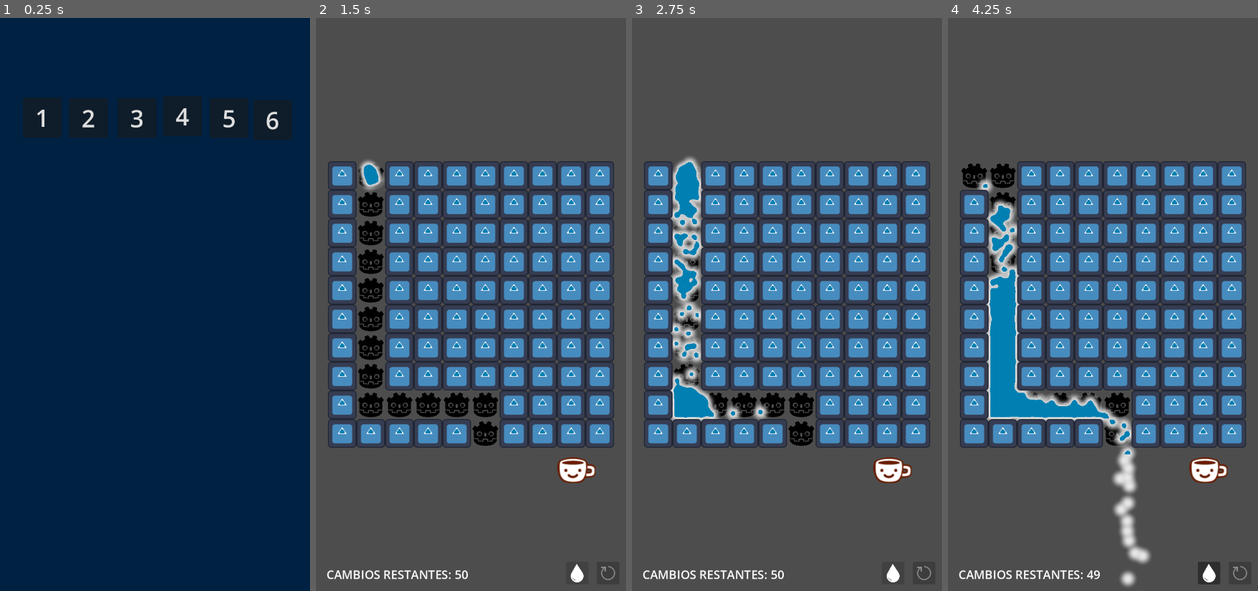
Above: before the commit, frames 1-4 (left to right).
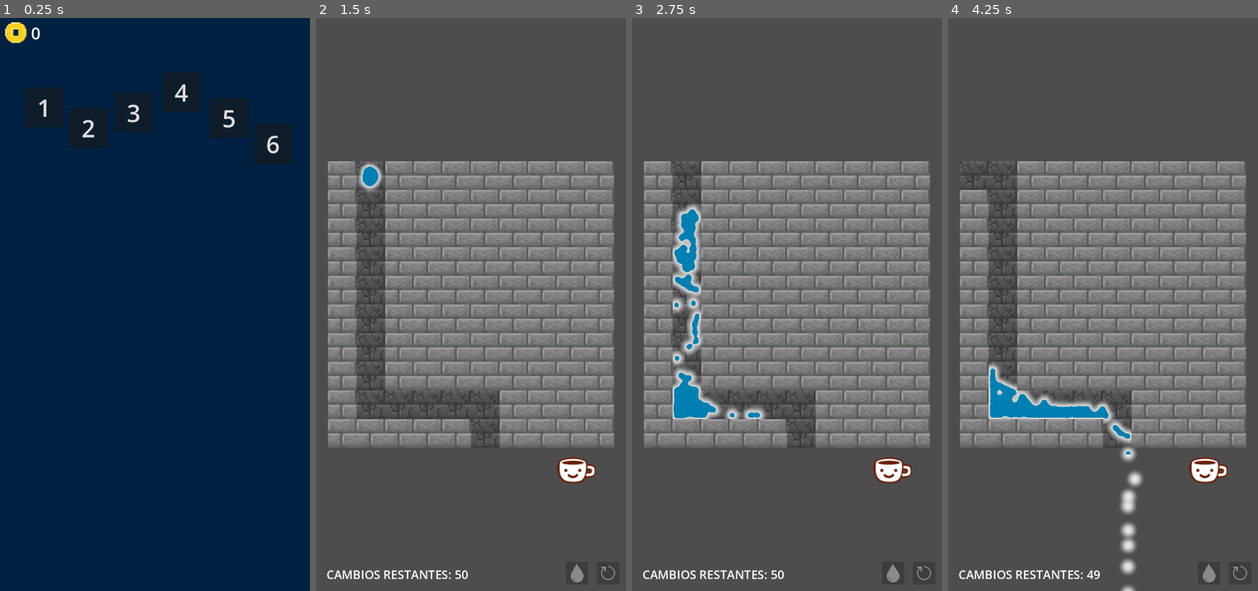
Above: after the commit, the same moments.

Repository: stchigel/WaterMazeIng
Game: Godot game, scene res://src/Main/main.tscn
The game is run twice, just before and just after one commit, with the same random seed, the same clock (stepped at 60 frames per second) and the same inputs. The engine's default icon, where the game draws it, is replaced by a stand-in: a white triangle on a blue panel in a dark square.
Inputs (mouse positions are in pixels of both pictures, inside the frame that each line leads up to):
- Up to frame 1 (0.25 s): no input
- Up to frame 2 (1.5 s): click "1" at 0.5 s; click (576, 573) at 1.25 s
- Up to frame 3 (2.75 s): click (892, 573) at 2.02 s
- Up to frame 4 (4.25 s): click (1208, 573) at 2.77 s; move the mouse to (972, 178) at 3.52 s; click (972, 178) at 3.67 s

The runs differ from the first frame. In frame 1, 0.8% of the frame differs, in the area x 1-91%, y 0-24%; in frame 2, 43%; in frame 3, 44%; in frame 4, 45%, in the area x 3-97%, y 25-100%.

Commit message:
Hechas varias features: solo se puede tirar agua 1 vez por nivel, sistema de menú completado, sistema de puntos, algunos sprites e imágenes, el nivel se desactiva después de jugarlo (esto capaz cambie para la versión final), un archivo global para mejor manejo de variables como nivelData y puntos, pantalla de nivel ganado, y algun que otro error corregido

Diff:
--- /dev/null
+++ b/Global.gd
@@ -0,0 +1,8 @@
+extends Node
+
+var nivelData: NivelData
+var puntos: int
+
+func _ready():
+	puntos=0
+	Global.nivelData=null
--- a/project.godot
+++ b/project.godot
@@ -14,6 +14,10 @@
 run/main_scene="uid://bi8e4v3fh7f8g"
 config/features=PackedStringArray("4.6", "Forward Plus")
 
+[autoload]
+
+Global="*uid://dh27hvi0chhvs"
+
 [display]
 
 window/size/viewport_width=650
--- a/script/waterGenerator.gd
+++ b/script/waterGenerator.gd
@@ -8,10 +8,20 @@
 @onready var attrForce: float = get_parent().attrForce
 var distanciaAguas = 6480
 var dropping = false
+var area_rid: RID
 
 func _ready() -> void:
 	cir_shape.radius = 8
 	cir_shape.custom_solver_bias = 0.1
+	var area_rid = $"../Meta".get_rid()
+	PhysicsServer2D.area_set_monitor_callback(area_rid, Callable(self, "_area_callback"))
+
+
+func _area_callback(status, body_rid, instance_id, body_shape_idx, area_shape_idx):
+	if status == PhysicsServer2D.AREA_BODY_ADDED:
+		if instance_id == 0:
+			call_deferred("remove_object_by_rid", body_rid)
+			get_parent().acumular_agua()
 
 func create_object(pos: Vector2):
 	var ps := PhysicsServer2D
@@ -29,6 +39,9 @@
 	rs.canvas_item_set_parent(img, get_canvas_item())
 	rs.canvas_item_add_texture_rect(img, Rect2(texSize/-2, texSize/-2, texSize, texSize), tex)
 	rs.canvas_item_set_transform(img, trans)
+
+	ps.body_set_collision_layer(object, 1)
+	ps.body_set_collision_mask(object, 1)
 
 	objects.append([object, img])
 
@@ -63,6 +76,7 @@
 
 func _on_play_pressed() -> void:
 	dropping=true
+	$"../Play".disabled = true
 	$"../Timer".start()
 
 func _on_timer_timeout() -> void:
@@ -75,3 +89,13 @@
 		PhysicsServer2D.free_rid(object)
 		RenderingServer.free_rid(img)
 	objects.clear()
+
+func remove_object_by_rid(body_rid: RID) -> void:
+	for i in range(objects.size()):
+		if objects[i][0] == body_rid:
+			var object: RID = objects[i][0]
+			var img: RID = objects[i][1]
+			objects.remove_at(i)
+			PhysicsServer2D.free_rid(object)
+			RenderingServer.free_rid(img)
+			return
--- a/src/Cuadrado/cuadrado.tscn
+++ b/src/Cuadrado/cuadrado.tscn
@@ -1,8 +1,8 @@
 [gd_scene format=3 uid="uid://co04ktpk0faq1"]
 
 [ext_resource type="Script" uid="uid://cklsgxc23d0wr" path="res://src/Cuadrado/cuadrado.gd" id="1_cusas"]
-[ext_resource type="Texture2D" uid="uid://b122w26hx0xvi" path="res://assets/icon.svg" id="1_mavef"]
-[ext_resource type="Texture2D" uid="uid://ebbh4e6gpav2" path="res://assets/empty.png" id="3_bxtca"]
+[ext_resource type="Texture2D" uid="uid://dksgwwbd2u740" path="res://assets/ladrillo.webp" id="2_bxtca"]
+[ext_resource type="Texture2D" uid="uid://5kw7ght5etpd" path="res://assets/ladrillo2.webp" id="3_enu3y"]
 
 [sub_resource type="RectangleShape2D" id="RectangleShape2D_ytqfn"]
 size = Vector2(60, 60)
@@ -20,14 +20,14 @@
 
 [node name="Lleno" type="Sprite2D" parent="." unique_id=1929518520]
 position = Vector2(29.999998, 29.999998)
-scale = Vector2(0.46874997, 0.46874997)
-texture = ExtResource("1_mavef")
+scale = Vector2(0.37499997, 0.37499997)
+texture = ExtResource("2_bxtca")
 
 [node name="Vacio" type="Sprite2D" parent="." unique_id=216537424]
 z_index = -5
 position = Vector2(29.999998, 29.999998)
-scale = Vector2(0.05859375, 0.058593746)
-texture = ExtResource("3_bxtca")
+scale = Vector2(0.375, 0.37499997)
+texture = ExtResource("3_enu3y")
 
 [node name="Area2D" type="Area2D" parent="." unique_id=128857296]
 
--- /dev/null
+++ b/src/Endscreen/endscreen.gd
@@ -0,0 +1,9 @@
+extends Control
+
+func _ready() -> void:
+	$Nivel.text = str(Global.nivelData.id)
+	Global.puntos+=Global.nivelData.id*10
+
+
+func _on_button_pressed() -> void:
+	get_tree().change_scene_to_file("res://src/Main/main.tscn")
--- /dev/null
+++ b/src/Endscreen/endscreen.tscn
@@ -0,0 +1,46 @@
+[gd_scene format=3 uid="uid://bshy2vabedmp8"]
+
+[ext_resource type="Script" uid="uid://dhan73nqpvnmw" path="res://src/Endscreen/endscreen.gd" id="1_igkh6"]
+
+[node name="Endscreen" type="Control" unique_id=229148691]
+layout_mode = 3
+anchors_preset = 15
+anchor_right = 1.0
+anchor_bottom = 1.0
+grow_horizontal = 2
+grow_vertical = 2
+script = ExtResource("1_igkh6")
+
+[node name="ColorRect" type="ColorRect" parent="." unique_id=745910229]
+layout_mode = 0
+offset_right = 650.0
+offset_bottom = 1200.0
+color = Color(0, 0.12803975, 0.25299576, 1)
+
+[node name="Ganaste" type="Label" parent="." unique_id=1805835416]
+layout_mode = 0
+offset_left = 105.0
+offset_top = 77.0
+offset_right = 285.0
+offset_bottom = 132.0
+theme_override_font_sizes/font_size = 40
+text = "GANASTE EL NIVEL "
+
+[node name="Nivel" type="Label" parent="." unique_id=476344250]
+layout_mode = 0
+offset_left = 472.0
+offset_top = 77.0
+offset_right = 498.0
+offset_bottom = 132.0
+theme_override_font_sizes/font_size = 40
+text = "#"
+
+[node name="Button" type="Button" parent="." unique_id=693273994]
+layout_mode = 0
+offset_left = 261.0
+offset_top = 470.0
+offset_right = 390.0
+offset_bottom = 564.0
+text = "inicio"
+
+[connection signal="pressed" from="Button" to="." method="_on_button_pressed"]
--- a/src/Game/game.gd
+++ b/src/Game/game.gd
@@ -1,10 +1,10 @@
 extends Node2D
 
 @export var celda_scene: PackedScene
-var nivelData: NivelData
 @onready var anchor := $GridMiddle
 var pointer: bool = true
 var attrForce: float = 500
+var cantAguaPorSegundo = 5
 
 var id: int
 var maxCambios: int
@@ -12,8 +12,10 @@
 var matrizSolucion: Array[Array]
 var cantAgua: float
 var cantPistas: int
+var nivelData: NivelData
 
 func asignar_variables():
+	nivelData = Global.nivelData
 	id=nivelData.id
 	maxCambios=nivelData.maxCambios
 	mapa=nivelData.mapa
@@ -23,6 +25,7 @@
 
 var cambiosActual
 var pistasActual
+var aguaAcumulada
 
 func swapBloque():
 	if cambiosActual>0:
@@ -43,6 +46,7 @@
 	cambiosActual=maxCambios
 	$Cambios.text=str(cambiosActual)
 	$Timer.wait_time=nivelData.cantAgua
+	aguaAcumulada=0
 	generar_grilla()
 
 func generar_grilla():
@@ -59,9 +63,18 @@
 
 func _on_reiniciar_pressed() -> void:
 	$Reiniciar.disabled=true
+	$Play.disabled = false
 	cambiosActual=maxCambios
 	$Cambios.text=str(cambiosActual)
 	for child in anchor.get_children():
 		child.queue_free()
 	$waterGen.clear_water()
 	generar_grilla()
+
+func acumular_agua():
+	aguaAcumulada+=1
+	if(aguaAcumulada>=cantAgua*cantAguaPorSegundo):
+		for child in anchor.get_children():
+			child.queue_free()
+		$waterGen.clear_water()
+		get_tree().change_scene_to_file("res://src/Endscreen/endscreen.tscn")
--- a/src/Game/game.tscn
+++ b/src/Game/game.tscn
@@ -43,7 +43,7 @@
 position = Vector2(115, 325)
 script = ExtResource("1_60cvd")
 tex = ExtResource("5_7m6cs")
-spawnRad = 8.0
+spawnRad = 6.0
 
 [node name="GridMiddle" type="Marker2D" parent="." unique_id=2032995789]
 position = Vector2(325, 600)
--- a/src/Main/main.gd
+++ b/src/Main/main.gd
@@ -1,7 +1,6 @@
 extends Control
 var niveles: Array[NivelData] = []
 
-# Called when the node enters the scene tree for the first time.
 func _ready() -> void:
 	niveles.append(NivelData.new(1, [
 	[1, 0, 1, 1, 1, 1, 1, 1, 1, 1],
@@ -26,7 +25,7 @@
 	[1, 1, 1, 1, 0, 1, 1, 1, 1, 1],
 	[1, 1, 1, 1, 0, 1, 1, 1, 1, 1],
 	[1, 1, 1, 1, 0, 1, 1, 1, 1, 1]
-], [], 9, 1.0, 2))
+], [], 9, 2.0, 2))
 	niveles.append(NivelData.new(3, [
 	[1, 0, 1, 1, 1, 1, 1, 1, 1, 1],
 	[1, 0, 1, 1, 1, 1, 1, 1, 1, 1],
@@ -39,12 +38,19 @@
 	[1, 1, 1, 1, 0, 1, 1, 1, 1, 1],
 	[1, 1, 1, 1, 0, 1, 1, 1, 1, 1]
 ], [], 12, 2.0, 2))
+	$Label.text=str(Global.puntos)
+	if Global.nivelData!=null:
+		match Global.nivelData.id:
+			1:
+				$"Level 1".disabled=true
+			2:
+				$"Level 2".disabled=true
+			3:
+				$"Level 3".disabled=true
 
 func abrir_nivel(id: int):
-	var game = load("res://src/Game/game.tscn").instantiate()
-	game.nivelData = niveles[id-1]
-	get_tree().root.add_child(game)
-	queue_free()
+	Global.nivelData = niveles[id-1]
+	get_tree().change_scene_to_file("res://src/Game/game.tscn")
 
 func _on_level_1_pressed() -> void:
 	abrir_nivel(1)
--- a/src/Main/main.tscn
+++ b/src/Main/main.tscn
@@ -1,6 +1,7 @@
 [gd_scene format=3 uid="uid://bi8e4v3fh7f8g"]
 
 [ext_resource type="Script" uid="uid://dkv5aadhy4s6s" path="res://src/Main/main.gd" id="1_k4pwg"]
+[ext_resource type="Texture2D" uid="uid://7oex8u6186kv" path="res://assets/watercoin.png" id="2_wkb84"]
 
 [node name="Main" type="Control" unique_id=881347497]
 layout_mode = 3
@@ -19,37 +20,37 @@
 
 [node name="Level 1" type="Button" parent="." unique_id=180210059]
 layout_mode = 0
-offset_left = 48.0
-offset_top = 167.0
-offset_right = 129.0
-offset_bottom = 250.0
+offset_left = 52.0
+offset_top = 146.0
+offset_right = 133.0
+offset_bottom = 229.0
 theme_override_font_sizes/font_size = 50
 text = "1"
 
 [node name="Level 2" type="Button" parent="." unique_id=817883813]
 layout_mode = 0
 offset_left = 145.0
-offset_top = 168.0
+offset_top = 189.0
 offset_right = 226.0
-offset_bottom = 251.0
+offset_bottom = 272.0
 theme_override_font_sizes/font_size = 50
 text = "2"
 
 [node name="Level 3" type="Button" parent="." unique_id=2004122673]
 layout_mode = 0
-offset_left = 247.0
-offset_top = 168.0
-offset_right = 328.0
-offset_bottom = 251.0
+offset_left = 240.0
+offset_top = 157.0
+offset_right = 321.0
+offset_bottom = 240.0
 theme_override_font_sizes/font_size = 50
 text = "3"
 
 [node name="Level 4" type="Button" parent="." unique_id=1456321263]
 layout_mode = 0
-offset_left = 342.0
-offset_top = 164.0
-offset_right = 423.0
-offset_bottom = 247.0
+offset_left = 340.0
+offset_top = 114.0
+offset_right = 421.0
+offset_bottom = 197.0
 theme_override_font_sizes/font_size = 50
 text = "4"
 
@@ -64,12 +65,30 @@
 
 [node name="Level 6" type="Button" parent="." unique_id=56672797]
 layout_mode = 0
-offset_left = 531.0
-offset_top = 172.0
-offset_right = 612.0
-offset_bottom = 255.0
+offset_left = 532.0
+offset_top = 222.0
+offset_right = 613.0
+offset_bottom = 305.0
 theme_override_font_sizes/font_size = 50
 text = "6"
+
+[node name="Label" type="Label" parent="." unique_id=413310396]
+layout_mode = 0
+offset_left = 65.0
+offset_top = 7.0
+offset_right = 125.0
+offset_bottom = 56.0
+theme_override_font_sizes/font_size = 35
+text = "000"
+
+[node name="TextureRect" type="TextureRect" parent="." unique_id=1584174661]
+layout_mode = 0
+offset_left = 11.0
+offset_top = 8.0
+offset_right = 56.0
+offset_bottom = 53.0
+texture = ExtResource("2_wkb84")
+expand_mode = 1
 
 [connection signal="pressed" from="Level 1" to="." method="_on_level_1_pressed"]
 [connection signal="pressed" from="Level 2" to="." method="_on_level_2_pressed"]
Not shown, added: Global.gd.uid
Binary file added: assets/ladrillo.webp
Not shown, added: assets/ladrillo.webp.import
Binary file added: assets/ladrillo2.webp
Not shown, added: assets/ladrillo2.webp.import
Binary file added: assets/ladrillo3.webp
Not shown, added: assets/ladrillo3.webp.import
Binary file added: assets/watercoin.png
Not shown, added: assets/watercoin.png.import
Not shown, added: src/Endscreen/endscreen.gd.uid
